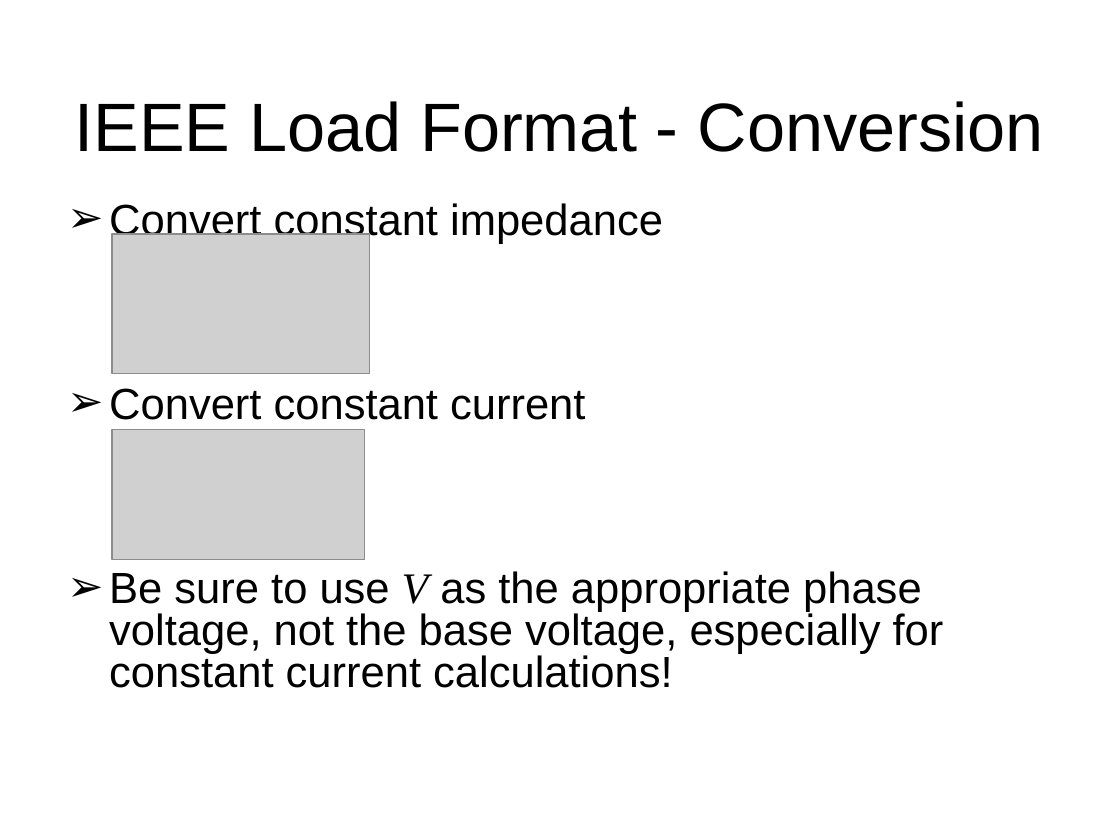
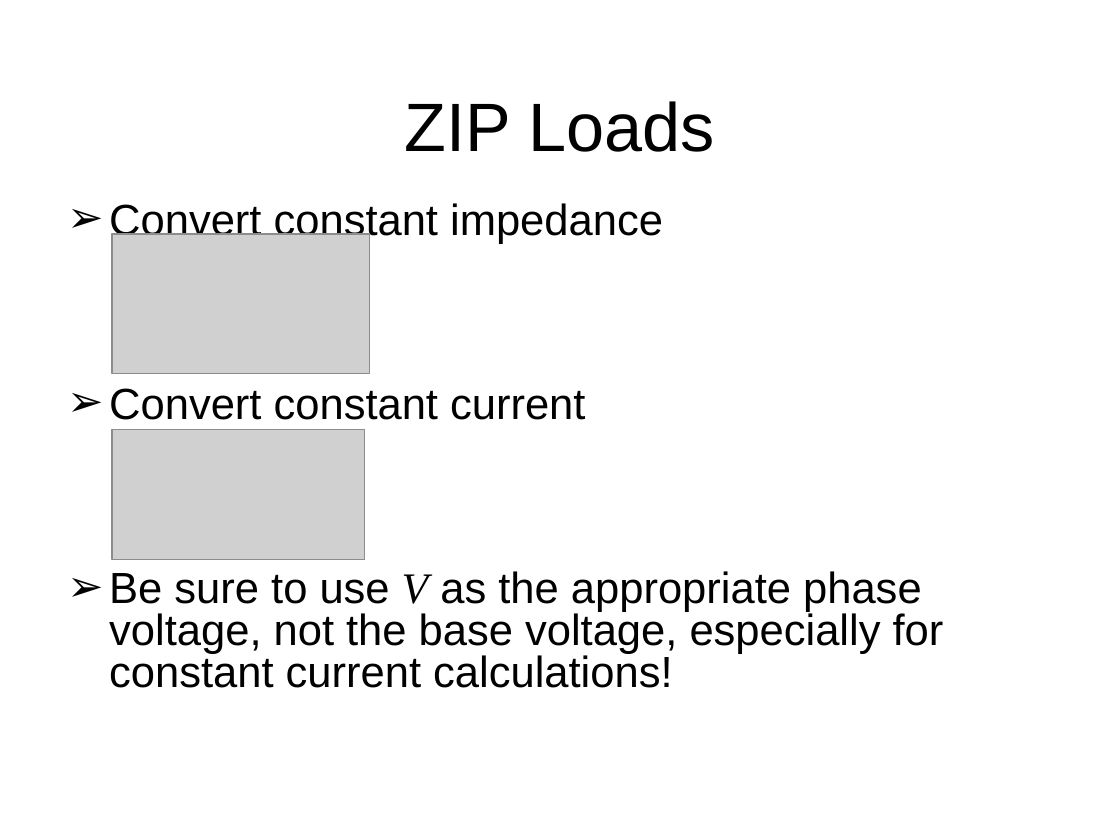
Before and after one commit to gridlab-d/course, a slide deck: slide 51 of FourDayCourse/4.1 - Powerflow Module.ppt (slide 38 before the commit). Drawn at 1120x840 pixels with LibreOffice and Linux fonts; fonts in the diff are those of the drawing; grey boxes stand for pictures; background and template pictures are left out. Boxes give left, top, right and bottom in pixels: in the first picture for what was removed or moved away, otherwise in the second. Text is boxed around its words. In the diff, an @@ line names an element or a change of style, - is before the commit and + after.

```diff
--- a/FourDayCourse/4.1 - Powerflow Module.ppt
+++ b/FourDayCourse/4.1 - Powerflow Module.ppt
@@ title at (404, 101, 715, 152): text changed @@
-IEEE Load Format - Conversion
+ZIP Loads
```
Also in this commit, not shown: 9 other slides changed, 29 slides added, 4 slides removed.
